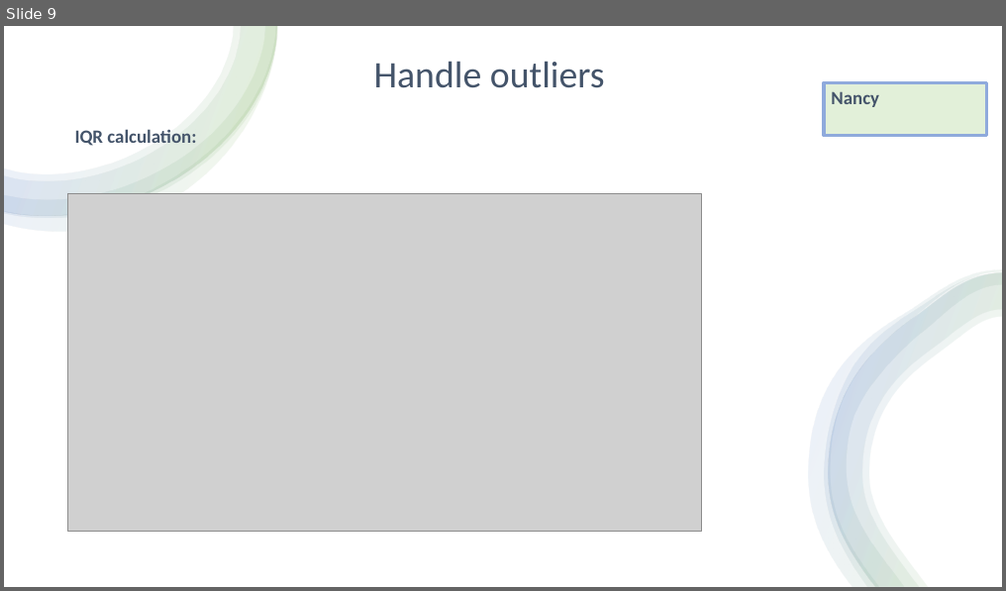
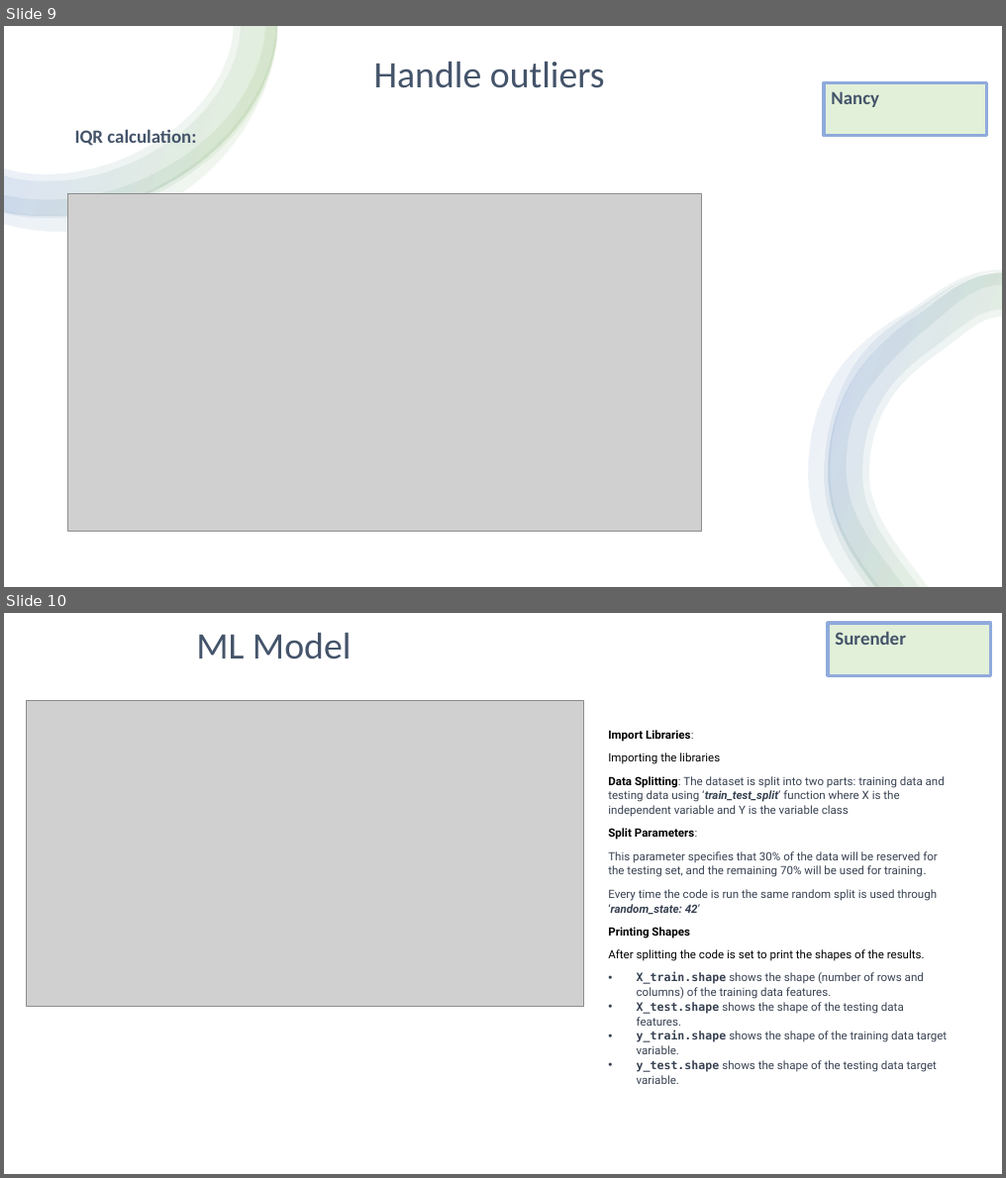
Before and after one commit to VineethaRamachandra/FinalProject-4, a slide deck: Credit_Card_Fraud_Detection-Project4-Group-4.pptx. Shown one above the other, each under a label of ours: slide 9 before the commit, slides 9 and 10 after it. The pictures are 1006x591 and 1006x1178 pixels, drawn with LibreOffice and Linux fonts; fonts in the diff are those of the drawing; grey boxes stand for pictures. Boxes give left, top, right and bottom in pixels: in the first picture for what was removed or moved away, otherwise in the second. Text is boxed around its words. In the diff, an @@ line names an element or a change of style, - is before the commit and + after.

```diff
--- a/Credit_Card_Fraud_Detection-Project4-Group-4.pptx
+++ b/Credit_Card_Fraud_Detection-Project4-Group-4.pptx
@@ slide 10 added at (4, 613, 1002, 1174), background #FFFFFF @@
@@ title added at (196, 632, 350, 660), 36 pt, text #44546A @@
+ML Model
@@ rectangle added at (829, 623, 991, 676), fill #E2F0D9, outline #8FAADC 3 pt, 18 pt, text #44546A, bold @@
+Surender
@@ picture added at (27, 700, 583, 1007) @@
@@ text added at (608, 730, 946, 1084), 11 pt, text #374151 @@
+Import Libraries:
+Importing the libraries
+Data Splitting: The dataset is split into two parts: training data and testing data using ‘train_test_split’ function where X is the independent variable and Y is the variable class
+Split Parameters:
+This parameter specifies that 30% of the data will be reserved for the testing set, and the remaining 70% will be used for training.
+Every time the code is run the same random split is used through ‘random_state: 42’
+Printing Shapes
+After splitting the code is set to print the shapes of the results.
+• X_train.shape shows the shape (number of rows and columns) of the training data features.
+• X_test.shape shows the shape of the testing data features.
+• y_train.shape shows the shape of the training data target variable.
+• y_test.shape shows the shape of the testing data target variable.
```
